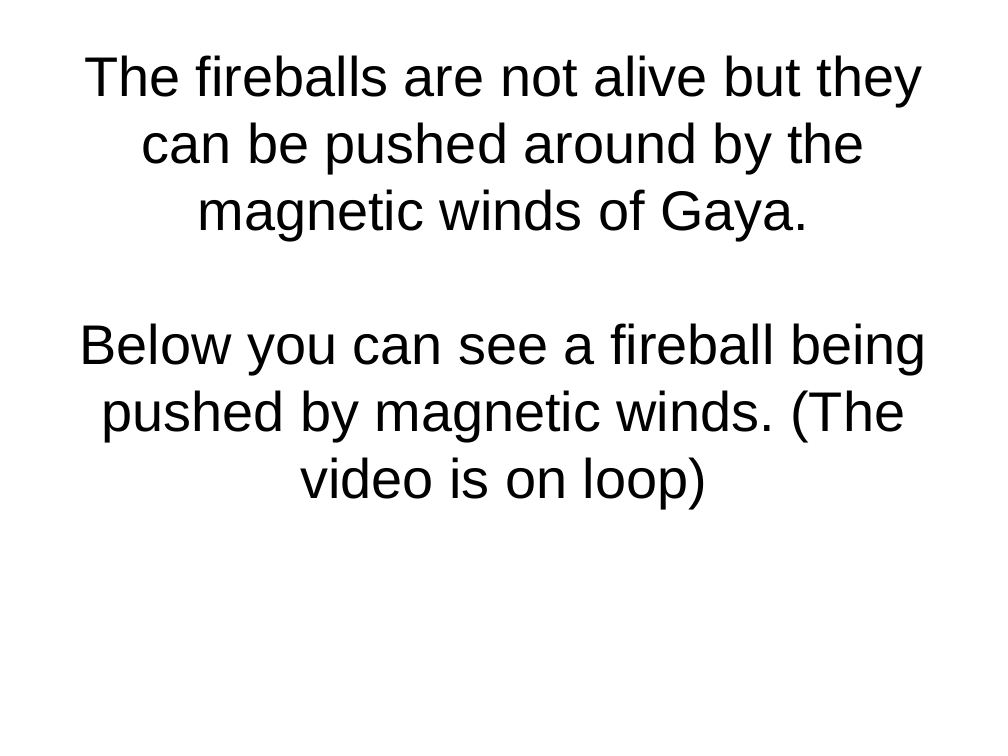
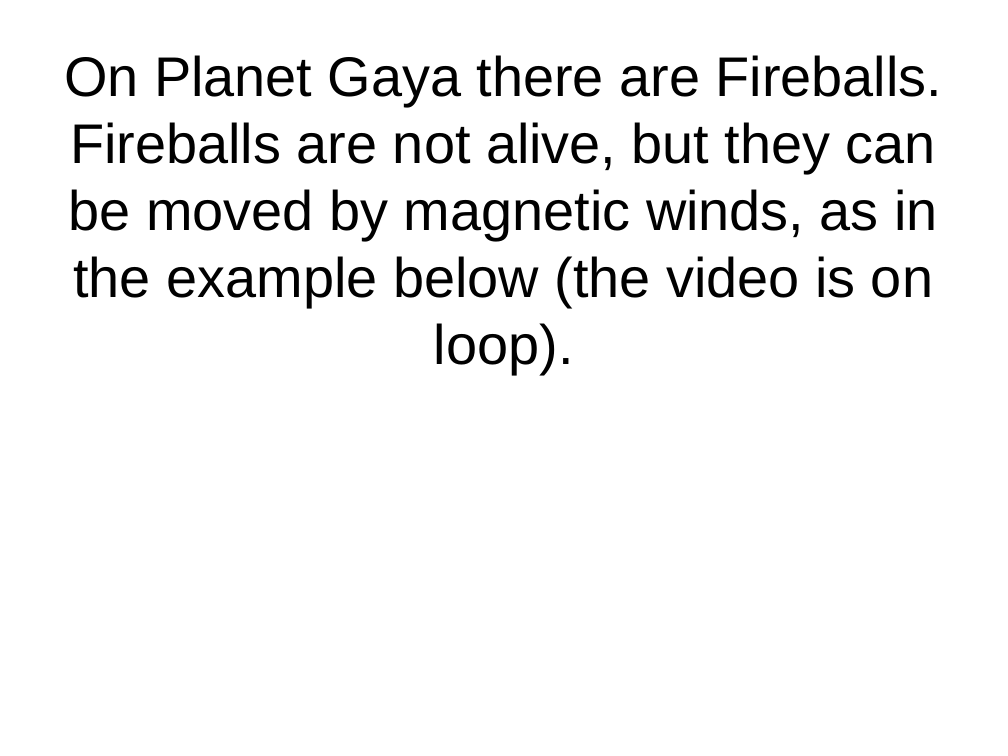
Before and after one commit to flxsosa/MoralDynamics, a slide deck: slide 5 of experiment_template/experiment_slides.odp. Drawn at 1008x756 pixels with LibreOffice and Linux fonts; fonts in the diff are those of the drawing. Boxes give left, top, right and bottom in pixels: in the first picture for what was removed or moved away, otherwise in the second. Text is boxed around its words. In the diff, an @@ line names an element or a change of style, - is before the commit and + after.

```diff
--- a/experiment_template/experiment_slides.odp
+++ b/experiment_template/experiment_slides.odp
@@ title at [64,55,942,374]: text changed @@
-The fireballs are not alive but they can be pushed around by the magnetic winds of Gaya.
-Below you can see a fireball being pushed by magnetic winds. (The video is on loop)
+On Planet Gaya there are Fireballs. Fireballs are not alive, but they can be moved by magnetic winds, as in the example below (the video is on loop).
```
Also in this commit, not shown: 3 slides added, 6 slides removed, 12 other files.
